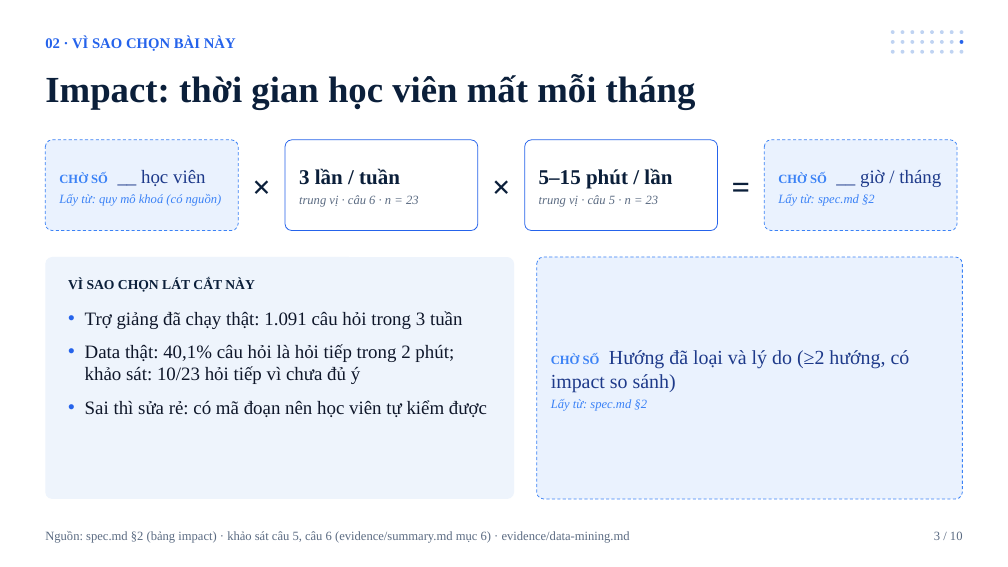
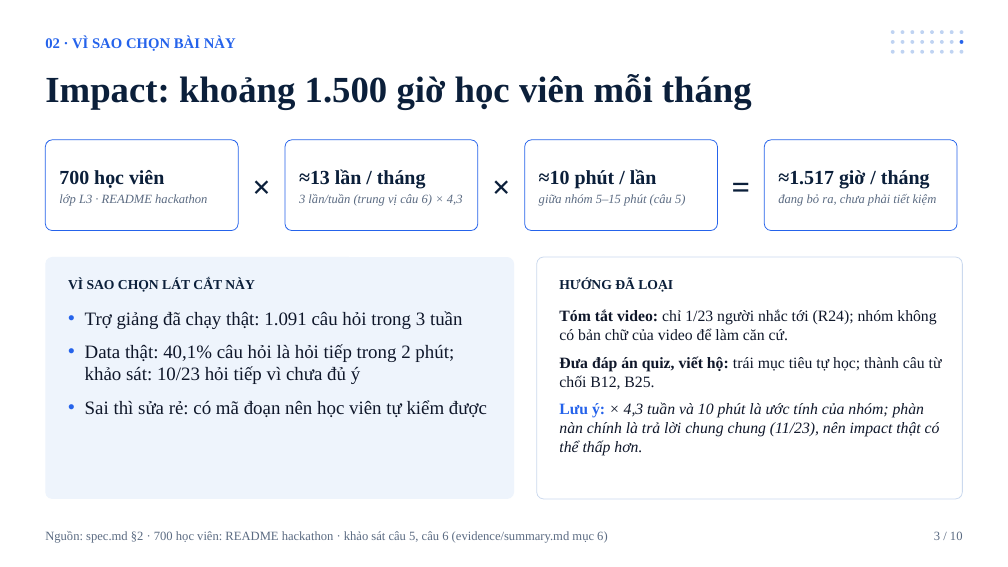
Before and after one commit to 24022404/24022-K5-Day15-L3A-Fightingggg, a slide deck: slide 3 of slides/demo-slides.pptx. Drawn at 1008x567 pixels with LibreOffice and Linux fonts; fonts in the diff are those of the drawing. Boxes give left, top, right and bottom in pixels: in the first picture for what was removed or moved away, otherwise in the second. Text is boxed around its words. In the diff, an @@ line names an element or a change of style, - is before the commit and + after.

```diff
--- a/slides/demo-slides.pptx
+++ b/slides/demo-slides.pptx
@@ text at (45,74,752,109): text changed @@
-Impact: thời gian học viên mất mỗi tháng
+Impact: khoảng 1.500 giờ học viên mỗi tháng
@@ rounded rectangle "700 học viên" at (45,140,238,231): fill #EAF2FE to #FFFFFF; outline #3B82F6 0.75 pt dashed to #2563EB 0.75 pt @@
@@ rounded rectangle "≈1.517 giờ / tháng" at (765,140,957,231): fill #EAF2FE to #FFFFFF; outline #3B82F6 0.75 pt dashed to #2563EB 0.75 pt @@
@@ text in rounded rectangle at (59,170,207,206): text changed; text colour #3B82F6 to #5B6B82 @@
-CHỜ SỐ __ học viên
-Lấy từ: quy mô khoá (có nguồn)
+700 học viên
+lớp L3 · README hackathon
@@ text in rounded rectangle at (299,169,463,206): text changed @@
-3 lần / tuần
-trung vị · câu 6 · n = 23
+≈13 lần / tháng
+3 lần/tuần (trung vị câu 6) × 4,3
@@ text in rounded rectangle at (539,169,685,206): text changed @@
-5–15 phút / lần
-trung vị · câu 5 · n = 23
+≈10 phút / lần
+giữa nhóm 5–15 phút (câu 5)
@@ text in rounded rectangle at (778,170,937,206): text changed; text colour #3B82F6 to #5B6B82; italic on @@
-CHỜ SỐ __ giờ / tháng
-Lấy từ: spec.md §2
+≈1.517 giờ / tháng
+đang bỏ ra, chưa phải tiết kiệm
@@ rounded rectangle at (537,257,963,499): fill #EAF2FE to #FFFFFF; outline #3B82F6 0.75 pt dashed to #CBD9EE 0.75 pt @@
@@ text added at (559,278,673,292), 13 pt, text #0B1F3A, bold @@
+HƯỚNG ĐÃ LOẠI
@@ text added at (559,309,942,455), 15 pt, text #0F172A @@
+Tóm tắt video: chỉ 1/23 người nhắc tới (R24); nhóm không có bản chữ của video để làm căn cứ.
+Đưa đáp án quiz, viết hộ: trái mục tiêu tự học; thành câu từ chối B12, B25.
+Lưu ý: × 4,3 tuần và 10 phút là ước tính của nhóm; phàn nàn chính là trả lời chung chung (11/23), nên impact thật có thể thấp hơn.
@@ text in rounded rectangle at (551,350,910,393): text removed @@
-CHỜ SỐ Hướng đã loại và lý do (≥2 hướng, có impact so sánh)
-Lấy từ: spec.md §2
@@ text at (45,531,607,543): text changed @@
-Nguồn: spec.md §2 (bảng impact) · khảo sát câu 5, câu 6 (evidence/summary.md mục 6) · evidence/data-mining.md
+Nguồn: spec.md §2 · 700 học viên: README hackathon · khảo sát câu 5, câu 6 (evidence/summary.md mục 6)
```
Also in this commit, not shown: 6 other slides changed, 13 other files.
